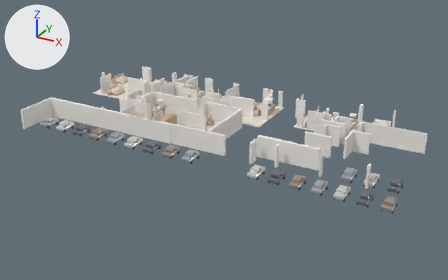
An edit to the glTF model models/alheli-pb.glb, drawn before and after from the same camera.
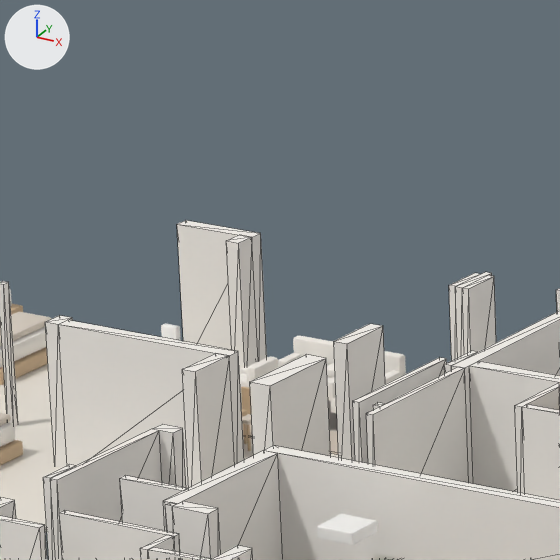
Each version appears first whole from a camera (50 mm lens) standing at (1136.0, -1243.0, 480.0) and looking at (595.0, -259.0, -12.0), and next in a close-up on the part from 27% to 41% of the width and 15% to 37% of the height. The lights are fixed; the arrows at upper left show +X, +Y and +Z. The last two pictures show the newer version. The close-ups show mesh edges as thin lines. Vertices at exactly the same position are counted once.

Names of what the first close-up shows: 'back.013', 'bed_base.002', 'duvet.002', 'floor_u2_0', 'hood', 'mattress.002', 'walls' and 19 more.
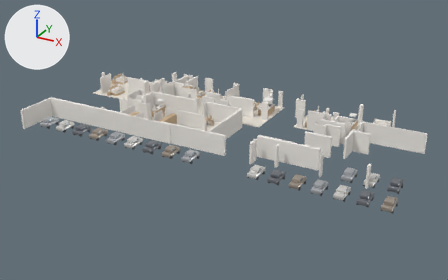
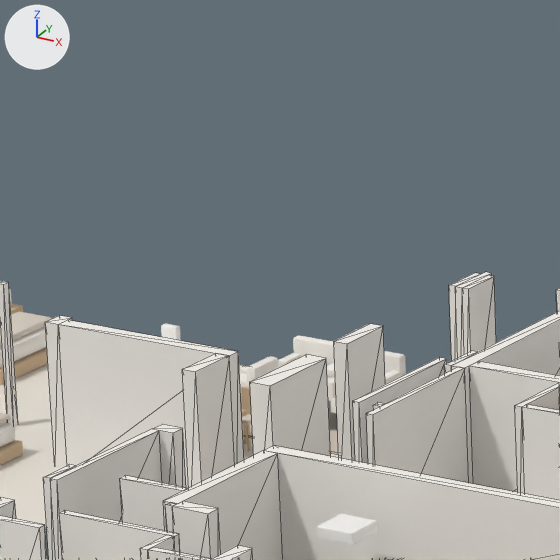
Where the change shows, as pixel boxes [x1, y1, x2, y2] in the close-ups (560 x 560 px):
'walls', reshaped
    before: [0, 220, 560, 560]
    after: [0, 272, 560, 560]
part 1 of me_walls, deleted
    before: [177, 220, 267, 372]

The change, as a list of edits to the scene's bpy script:
```text
Change me_walls:
    used by ob_walls; location = (0.0, 0.0, 0.0)
    remove me_walls.from_pydata(...)  # 876 vertices, 1500 faces; spans x 212.0..960.0, y -428.0..-70.0, z 0.0..40.0
    add me_walls.from_pydata(...)  # 862 vertices, 1476 faces; spans x 212.0..960.0, y -428.0..-70.0, z 0.0..40.0
    me_walls part 1: the loose piece of 14 vertices spanning x 268.0..292.0, y -80.0..-70.0, z 0.0..40.0 is deleted
```
